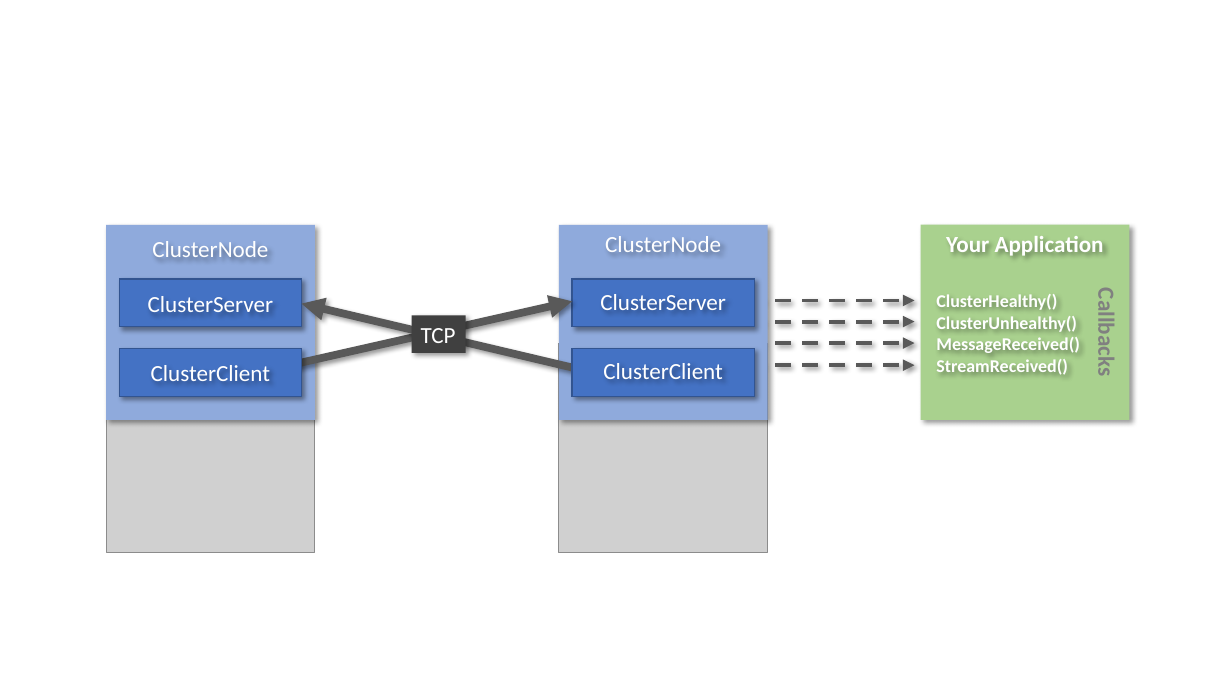
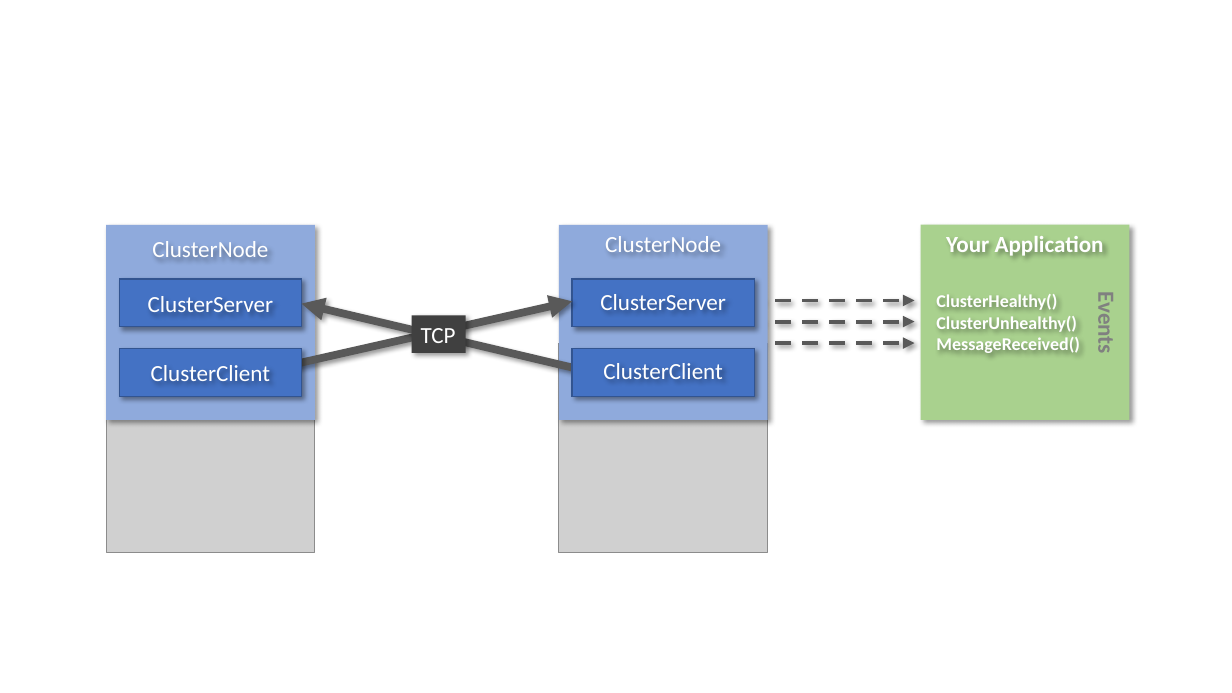
Before and after one commit to jchristn/WatsonCluster, a slide deck: slide 1 of assets/image.pptx. Drawn at 1232x693 pixels with LibreOffice and Linux fonts; fonts in the diff are those of the drawing; grey boxes stand for pictures. Boxes give left, top, right and bottom in pixels: in the first picture for what was removed or moved away, otherwise in the second. Text is boxed around its words. In the diff, an @@ line names an element or a change of style, - is before the commit and + after.

```diff
--- a/assets/image.pptx
+++ b/assets/image.pptx
@@ text at box(936, 294, 1080, 354): text changed @@
-ClusterHealthy()
-ClusterUnhealthy()
-MessageReceived()
-StreamReceived()
+ClusterHealthy()
+ClusterUnhealthy()
+MessageReceived()
@@ text at box(1092, 298, 1120, 352): text changed @@
-Callbacks
+Events
@@ arrow removed from (749, 365) to (915, 365) @@
```
Also in this commit, not shown: 2 other files.
